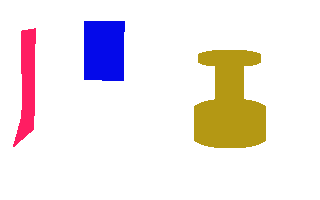
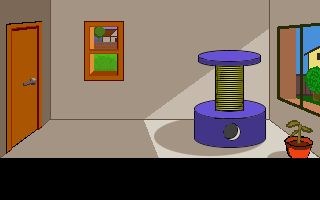
Layered file, before and after one edit (320x200). Changes by layer:
hid "Layer 6" over bbox(13, 21, 266, 148)
showed "front_window_land" over bbox(84, 21, 124, 81)
showed "front_window" over bbox(84, 21, 124, 81)
showed group "Group 1" (2 layers) over bbox(194, 50, 266, 148)
showed "Layer 4" over bbox(194, 50, 266, 148)
showed "Layer 3" over bbox(277, 23, 320, 117)
showed "plant" over bbox(284, 120, 313, 159)
added layer "door_leftr_closed" above "door_leftr_open" over bbox(6, 21, 42, 154)
showed "door_leftr_open" over bbox(0, 0, 50, 157)
showed "persp_right", painted on it over bbox(0, 0, 320, 158)
showed "controls" over bbox(0, 158, 320, 200)
showed "Background", painted on it over bbox(0, 0, 320, 200)
